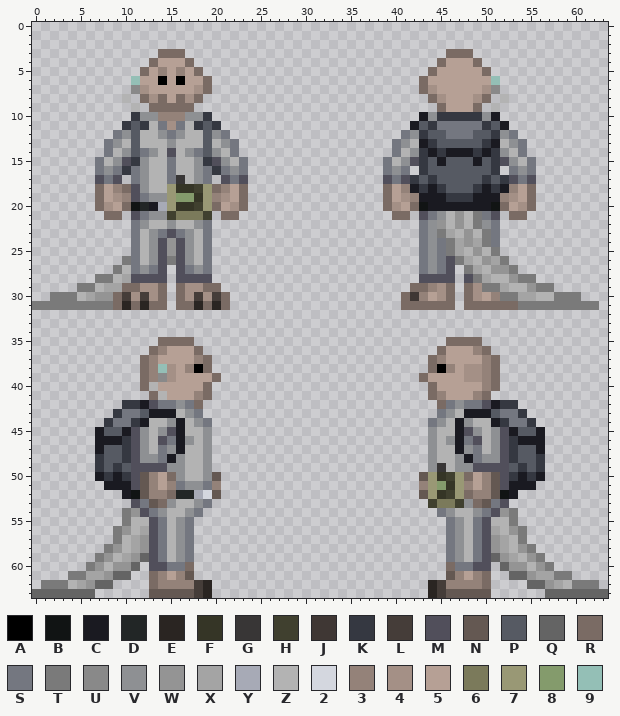
Edited in one commit: pixel-art sprite (code/modules/unit_tests/screenshots/screenshot_humanoids__datum_species_lizard_ashwalker.png). Above: the version before the commit.
The file is 64x64 pixels. Colours within 5 levels of each other are drawn and written as one.
Palette (. is transparent): A #000000  B #111414  C #1a1a21  D #222626  E #2a2522  F #353526  G #383636  H #40402f  J #3f3734  K #353841  L #453d39  M #514f5b  N #645852  P #565a63  Q #646464  R #7a6b64  S #747780  T #7a7a7a  U #898989  V #8e9093  W #949494  X #a4a4a4  Y #a7aab6  Z #b3b3b3  2 #d4d7df  3 #948279  4 #a49086  5 #b6a095  6 #7b7a5b  7 #999875  8 #849b6c  9 #94bfb6
Pixels before (only the part around the change), first column x 0:
13 ........SVZPZZZVZZZPZVS.................SVZCKPPPPPKCZVS.........
14 ........SZVPSVZMZVSPVZS.................SZVKCKCCCKCKVZS.........
15 .......SZVMKVZZSZZVKMVZS...............SZVMKPCPPPCPKMVZS........
16 .......SVSKSVZZSZZVSKSVS...............SVS.KPPPPPPPK.SVS........
17 .......MSM.SVZZSGZVS.MSM...............MSMKPKPPPPPKPKMSM........
18 .......R53RMVZZ7FFH7R35R...............R53CKCKPPPKCKC35R........
19 .......R543MSVV788F7345R...............R543CCCKKKCCC345R........
20 .......R45RBDCY7FFH7R54R...............R45RBCCCCCCCBR54R........
21 ........RR.MSVVH666H.RR.................RR.MSVZWZTSM.RR.........
22 ...........SVZZVZZVS.......................SVWZWZTVS............
23 ...........SZVSMSVZS.......................SVTXZWZTS............
24 ...........SZVMWMVZS.......................SVSTXWXTS............
25 ...........SZVMWMVZS.......................SVSTXZWZT............
26 ..........TSZVMTMVZS.......................SVSMTXZWXT...........
27 .........TZSVSM.MSVS.......................SVSM.TXZWWT..........
28 .......TTZXMMMM.MMMM.......................MMMM.MTXZZWTT........
29 .....TTZXXRR44R.R44RR.....................RR34R.R4TTXZZWTT......
30 ..TTTZXWWRL4L4R.R4L4LR...................RJ354R.R453TTXXZZTTT...
31 TTTTTTTTTRERERR.RRERER...................RRRRRR.RRRRRRTTTTTTTTT.
32 ................................................................
33 ................................................................
34 ................................................................
35 ..............RRRR............................RRRR..............
36 .............R3555R..........................R5553R.............
37 ............R355553R........................R355553R............
38 ............R39453AR........................RA35443R............
39 ............R3U45555R......................R5555443R............
40 ............RZ55555R........................R555553R............
41 .............RZ5553R........................R35553R.............
42 ..........KKCMSSVSR..........................RSVSSMCKK..........
43 .........KSSPCCCZVS..........................SVZCCCPSSK.........
44 ........KSSKCZZVCZVS........................SVZCVZZCKSSK........
45 .......CPPCMVZVMCZZV........................VZZCMVZVMCPPC.......
46 .......CCCKMVZMSCVZV........................VZVCSMZVMKCCC.......
47 .......CPPKMVZSVCZZV........................VZZCVSZVMKPPC.......
48 .......KPPKMVVSCVZZV........................VZZVCSVVMKPPK.......
49 .......KPKPMMMMVVZZV........................VGZVVMMMMPKPK.......
50 .......CKCKMN35RVZZVN......................N7FH7R53NMKCKC.......
51 ........CCCMN353SVVS3......................378F7353NMCCC........
52 ..........CBN33RDDY2N......................N7FH7R33NBC..........
53 ...........MSNRVZZVS........................H66HVRNSM...........
54 ..........TWMSVZZVS..........................SVZZVSMWT..........
55 ..........TZZMSZVS............................SVZSMZZT..........
56 .........TWZXMSZVS............................SVZSMXZWT.........
57 .........TZXWMSZVS............................SVZSMWXZT.........
58 ........TWZXWMSZVS............................SVZSMWXZWT........
59 .......TWZXWQMSZVS............................SVZSMQWXZWT.......
60 ......TWZWWQ.MMSSR............................RSSMM.QWWZWT......
61 ....TTXXWQQ..R353N............................N353R..QQWXXTT....
62 .TTTZXWQQ....R3333LE........................EL3333R....QQWXZTTT.
63 QQQQQQQ......NNNNNLE........................ELNNNNN......QQQQQQQ
After:
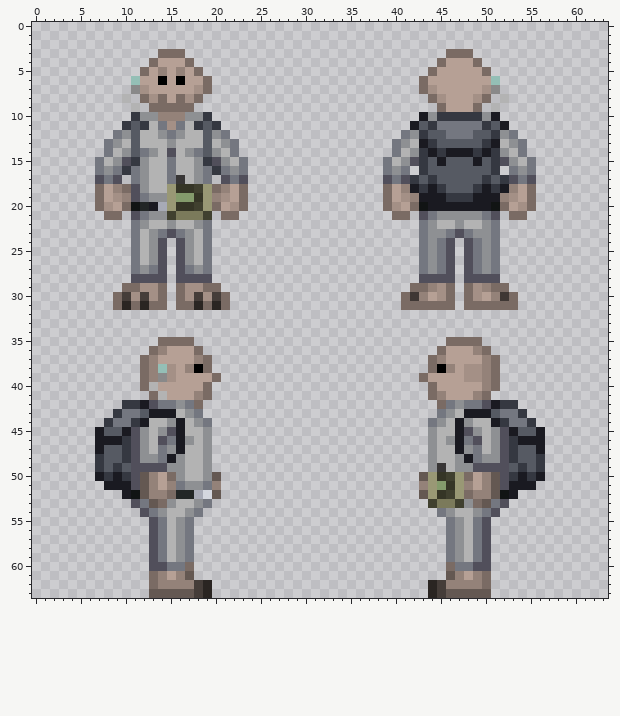
Commit: Fixes Lizard Customization At Long Last, Cleans Up Some Of My Prefs Shitcode (#483)
The exact change:
The author changed colour T to colour 3 in row 29 at x 50.
The author changed colour T to colour J in row 30 at x 52.
The author changed colour T to colour M in rows 24 to 25 at x 46; in row 27 at x 48; in row 28 at x 49.
The author changed colour W to colour M in row 24 at x 48.
The author changed colour X to colour M in row 26 at x 48; in row 28 at x 50.
The author changed colour Z to colour M in row 23 at x 47; in row 25 at x 48; in row 28 at x 51.
The author changed colour T to colour R in row 29 at x 51; in row 30 at x 53.
The author changed colour X to colour R in row 29 at x 52.
The author changed colour T to colour S in row 25 at x 51.
The author changed colour W to colour S in row 23 at x 48; in row 25 at x 49; in row 27 at x 51.
The author changed colour X to colour S in row 23 at x 46; in row 24 at x 49; in row 26 at x 51; in row 27 at x 49.
The author changed colour Z to colour S in row 26 at x 49.
The author changed colour T to colour V in row 21 at x 49; in row 23 at x 45 and 50; in row 24 at x 50.
The author changed colour W to colour V in rows 21 to 22 at x 47; in row 26 at x 50.
The author changed colour Z to colour V in row 21 at x 46 and 48; in row 23 at x 49; in row 25 at x 50; in row 27 at x 50.
The author changed colour T to colour Z in row 22 at x 49.
The author changed colour W to colour Z in row 22 at x 45.
The edit erases colour Q in row 59 at x 12 and 51; in row 60 at x 11 and 52; in row 61 at x 9 to 10 and 53 to 54; in row 62 at x 7 to 8 and 55 to 56; in row 63 at x 0 to 6 and 57 to 63.
The edit erases colour T in row 26 at x 10, 15, 47 and 52; in row 27 at x 9 and 53; in row 28 at x 7 to 8 and 54 to 55; in row 29 at x 5 to 6 and 56 to 57; in row 30 at x 2 to 4 and 58 to 60; in row 31 at x 0 to 8 and 54 to 62.
The edit erases colour T in rows 54 to 55 at x 10 and 53; in rows 56 to 57 at x 9 and 54; in row 58 at x 8 and 55; in row 59 at x 7 and 56; in row 60 at x 6 and 57; in row 61 at x 4 to 5 and 58 to 59.
The edit erases colour T in row 62 at x 1 to 3 and 60 to 62.
The edit erases colour W in rows 24 to 25 at x 15; in row 27 at x 52; in row 28 at x 53; in row 29 at x 55; in row 30 at x 7 to 8; in row 54 at x 11 and 52.
The edit erases colour W in row 56 at x 10 and 53; in row 57 at x 12 and 51; in row 58 at x 9, 12, 51 and 54; in row 59 at x 8, 11, 52 and 55; in row 60 at x 7, 9 to 10, 53 to 54 and 56; in row 61 at x 8 and 55.
The edit erases colour W in row 62 at x 6 and 57.
The edit erases colour X in rows 24 to 25 at x 47; in row 28 at x 10; in row 29 at x 8 to 9; in row 30 at x 6 and 54 to 55; in row 56 at x 12 and 51; in rows 57 to 58 at x 11 and 52.
The edit erases colour X in row 59 at x 10 and 53; in row 61 at x 6 to 7 and 56 to 57; in row 62 at x 5 and 58.
The edit erases colour Z in row 27 at x 10; in row 28 at x 9 and 52; in row 29 at x 7 and 53 to 54; in row 30 at x 5 and 56 to 57; in row 55 at x 11 to 12 and 51 to 52; in row 56 at x 11 and 52.
The edit erases colour Z in rows 57 to 58 at x 10 and 53; in row 59 at x 9 and 54; in row 60 at x 8 and 55; in row 62 at x 4 and 59.
Where, in picture pixels (left, top, right, bottom), the same in both pictures:
changed: (437, 211, 599, 310)
erased: (167, 238, 176, 265)
erased: (32, 256, 131, 310)
erased: (32, 508, 149, 598)
erased: (491, 508, 608, 598)
